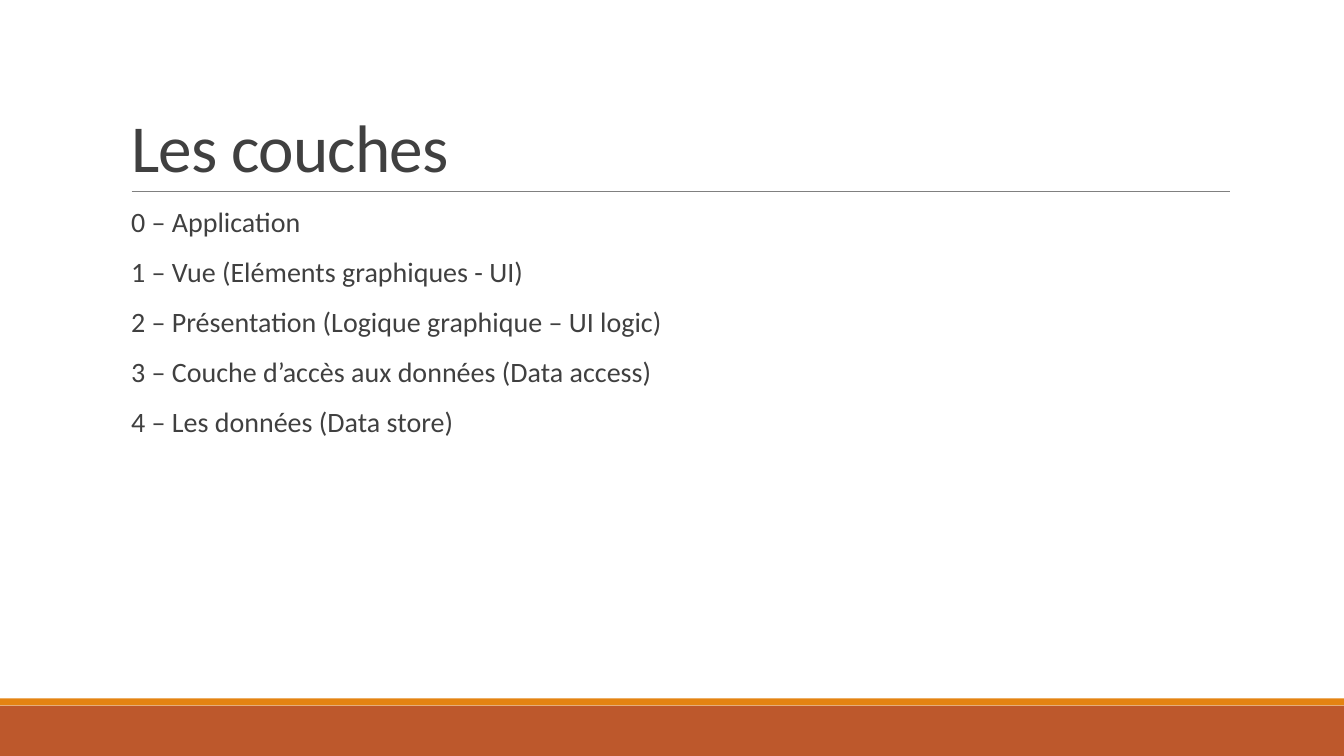
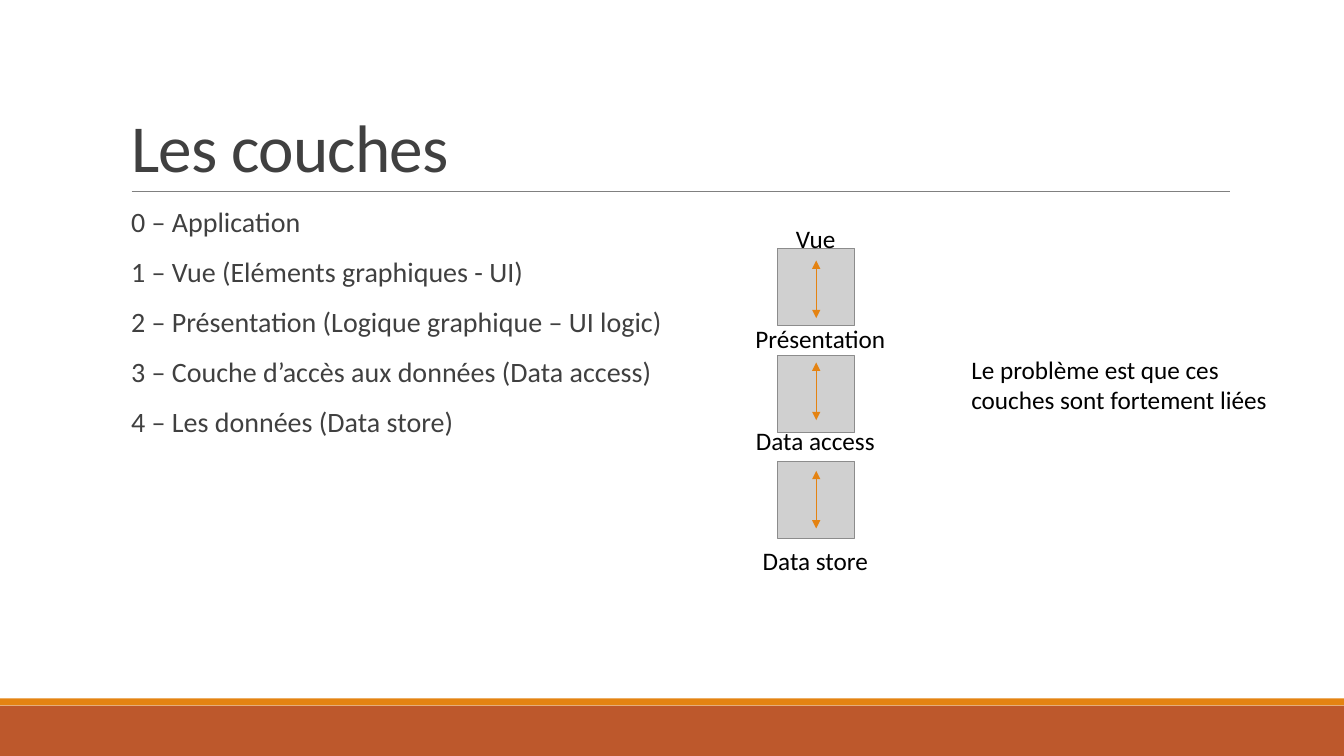
Before and after one commit to Sybaris-Classroom/Exercices, a slide deck: slide 5 of DependencyInjection/Exercice DependencyInjection.pptx. Drawn at 1344x756 pixels with LibreOffice and Linux fonts; fonts in the diff are those of the drawing; grey boxes stand for pictures. Boxes give left, top, right and bottom in pixels: in the first picture for what was removed or moved away, otherwise in the second. Text is boxed around its words. In the diff, an @@ line names an element or a change of style, - is before the commit and + after.

Commit message:
New slides

```diff
--- a/DependencyInjection/Exercice DependencyInjection.pptx
+++ b/DependencyInjection/Exercice DependencyInjection.pptx
@@ text added at [796,232,835,254], 18 pt, text #000000 @@
+Vue
@@ picture added at [777,248,855,326] @@
@@ double arrow added from (817, 260) to (817, 319), #E48312 1 pt @@
@@ text added at [755,330,885,348], 18 pt, text #000000 @@
+Présentation
@@ picture added at [777,356,855,434] @@
@@ double arrow added from (817, 363) to (817, 420), #E48312 1 pt @@
@@ text added at [971,361,1266,410], 18 pt, text #000000 @@
+Le problème est que ces
+couches sont fortement liées
@@ text added at [756,429,875,451], 18 pt, text #000000 @@
+Data access
@@ picture added at [777,461,855,538] @@
@@ double arrow added from (817, 471) to (817, 528), #E48312 1 pt @@
@@ text added at [763,553,868,571], 18 pt, text #000000 @@
+Data store
```
Also in this commit, not shown: 6 slides added.
